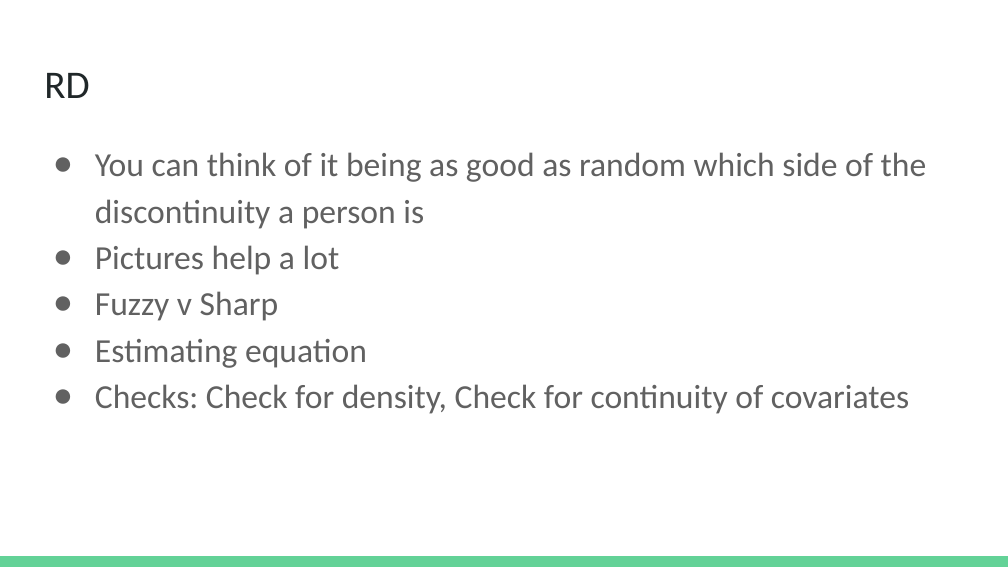
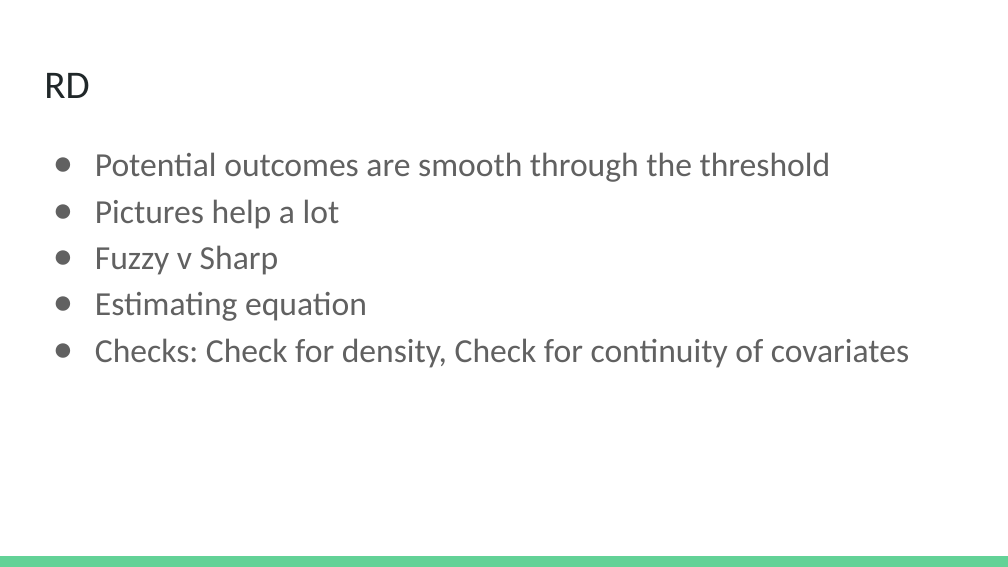
Before and after one commit to jeffdenning/jeffdenning.com, a slide deck: slide 3 of teaching/Texas/PA 397C/Lecture Notes/Review.pptx. Drawn at 1008x567 pixels with LibreOffice and Linux fonts; fonts in the diff are those of the drawing. Boxes give left, top, right and bottom in pixels: in the first picture for what was removed or moved away, otherwise in the second. Text is boxed around its words. In the diff, an @@ line names an element or a change of style, - is before the commit and + after.

```diff
--- a/teaching/Texas/PA 397C/Lecture Notes/Review.pptx
+++ b/teaching/Texas/PA 397C/Lecture Notes/Review.pptx
@@ text at (95,152,831,182): text changed @@
-● You can think of it being as good as random which side of the discontinuity a person is
+● Potential outcomes are smooth through the threshold
```
Also in this commit, not shown: 2 slides removed.
